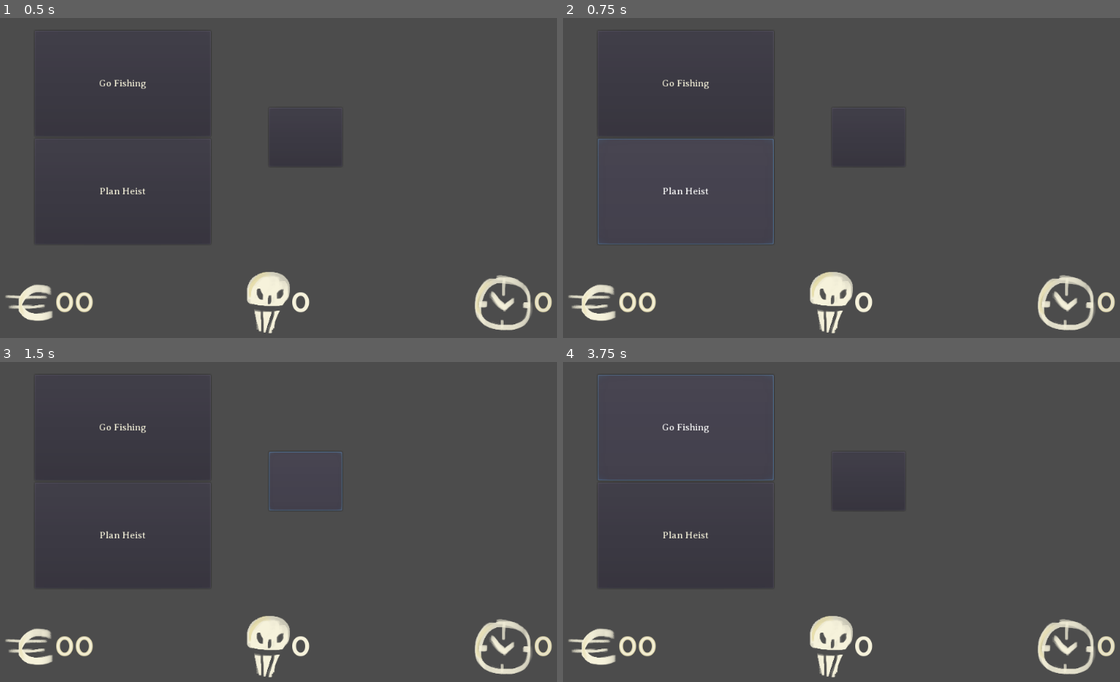
Above: before the commit, frames 1-4 (two rows, left to right).
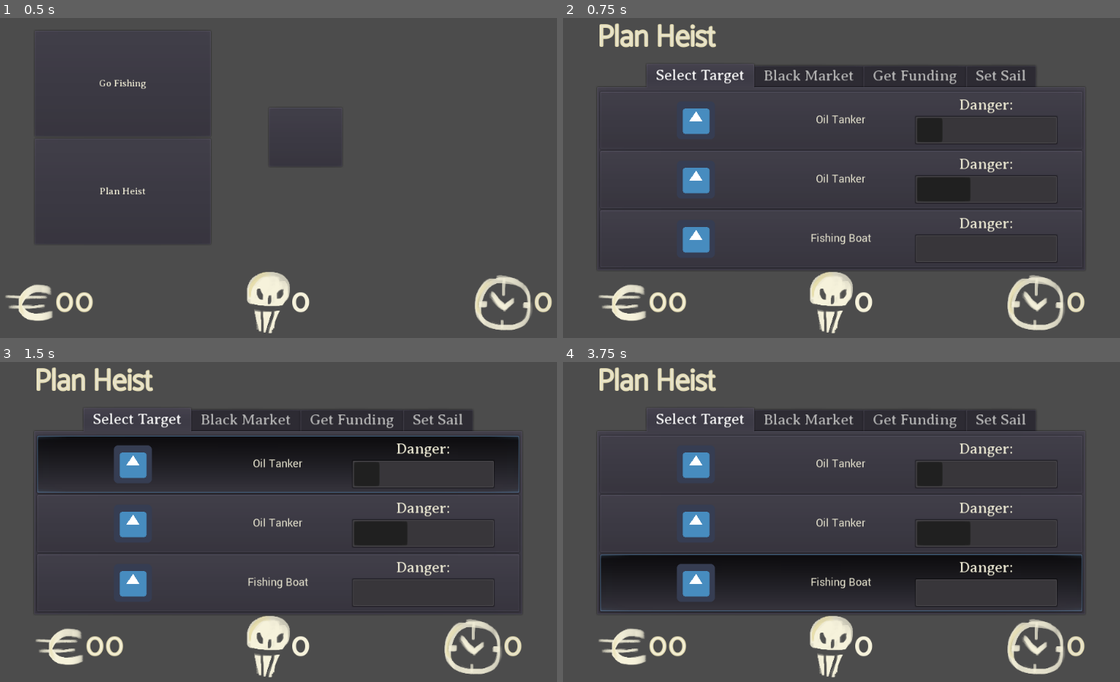
Above: after the commit, the same moments.

Repository: maksutheam/Bird-rates
Game: Godot game, scene res://Main.tscn
Two runs of this game, one before a commit and one after it. Both use one fixed random seed, a clock stepped at 60 frames per second and the inputs below. The project has no main scene, so this scene is started directly. The engine's default icon, where the game draws it, is replaced by a stand-in: a white triangle on a blue panel in a dark square.
Inputs (mouse positions are in pixels of both pictures, inside the frame that each line leads up to):
- Up to frame 1 (0.5 s): no input
- Up to frame 2 (0.75 s): click "Plan Heist" at 0.5 s
- Up to frame 3 (1.5 s): click (278, 464) at 1.25 s, where only the run after the commit has a clickable "Select a target before settin…"
- Up to frame 4 (3.75 s): click (841, 522) at 2 s, where only the run after the commit has a clickable "Select a target before settin…"; click (841, 582) at 2.75 s, where only the run after the commit has a clickable "Select a target before settin…"; click (685, 426) at 3.5 s, where only the run before the commit has a clickable "Go Fishing"

Frame 1 is identical in both runs. In frame 2, 13% of the frame differs, in the area x 0-100%, y 1-98%; in frame 3, 22%; in frame 4, 24%.

Commit message:
more stuff lmao

Diff:
--- a/Ocean/FightScreen.gd
+++ b/Ocean/FightScreen.gd
@@ -9,6 +9,7 @@
 var total_fighters: int
 
 func _ready():
+	print_debug(global.current_target)
 	if is_player:
 		player.show()
 		set_fighters(global.allies)
--- a/Ocean/HeistPlan.tscn
+++ b/Ocean/HeistPlan.tscn
@@ -4,7 +4,7 @@
 [ext_resource path="res://cool_theme.tres" type="Theme" id=2]
 [ext_resource path="res://Big_UI.tres" type="DynamicFont" id=3]
 [ext_resource path="res://Medium_UI.tres" type="DynamicFont" id=4]
-[ext_resource path="res://Art/UI/Danger.PNG" type="Texture" id=5]
+[ext_resource path="res://Sea.tscn" type="PackedScene" id=5]
 [ext_resource path="res://MainUI.tscn" type="PackedScene" id=6]
 [ext_resource path="res://SelectTarget.gd" type="Script" id=7]
 [ext_resource path="res://Negotiation.tscn" type="PackedScene" id=8]
@@ -91,7 +91,7 @@
 [node name="Food" parent="CanvasLayer/VBoxContainer/Control/Black Market" instance=ExtResource( 10 )]
 margin_left = 407.0
 item = "Food"
-description = "1 Spent each day. If you don't have any, you starve!"
+description = "1 Spent each day per person. If you don't have any, you starve!"
 price = 1
 
 [node name="Get Funding" parent="CanvasLayer/VBoxContainer/Control" instance=ExtResource( 8 )]
@@ -106,6 +106,7 @@
 margin_right = -4.0
 margin_bottom = -4.0
 script = ExtResource( 12 )
+sea = ExtResource( 5 )
 
 [node name="Label" type="Label" parent="CanvasLayer/VBoxContainer/Control/Set Sail"]
 margin_right = 811.0
@@ -158,14 +159,13 @@
 theme = ExtResource( 2 )
 text = "Crew:"
 
-[node name="Go" type="TextureButton" parent="CanvasLayer/VBoxContainer/Control/Set Sail/Info"]
+[node name="Go" type="Button" parent="CanvasLayer/VBoxContainer/Control/Set Sail/Info"]
 margin_left = 407.0
 margin_right = 811.0
 margin_bottom = 130.0
 size_flags_horizontal = 3
-texture_normal = ExtResource( 5 )
-expand = true
-stretch_mode = 3
+custom_fonts/font = ExtResource( 3 )
+text = "Go"
 
 [node name="MainUI" parent="CanvasLayer/VBoxContainer" instance=ExtResource( 6 )]
 anchor_left = 0.0
--- a/Ocean/Main.gd
+++ b/Ocean/Main.gd
@@ -3,6 +3,8 @@
 
 onready var heist_button = $UI/PortHUD/Buttons/HeistButton
 onready var fishing_button = $UI/PortHUD/Buttons/FishButton
+
+export(PackedScene) var plan_heist
 
 # Called when the node enters the scene tree for the first time.
 func _ready():
@@ -12,4 +14,4 @@
 	pass
 
 func _on_HeistButton_pressed():
-	pass # Replace with function body.
+	get_tree().change_scene_to(plan_heist)
--- a/Ocean/Main.tscn
+++ b/Ocean/Main.tscn
@@ -1,11 +1,13 @@
-[gd_scene load_steps=4 format=2]
+[gd_scene load_steps=5 format=2]
 
 [ext_resource path="res://Main.gd" type="Script" id=1]
 [ext_resource path="res://cool_theme.tres" type="Theme" id=2]
 [ext_resource path="res://MainUI.tscn" type="PackedScene" id=3]
+[ext_resource path="res://HeistPlan.tscn" type="PackedScene" id=4]
 
 [node name="Port" type="Node2D"]
 script = ExtResource( 1 )
+plan_heist = ExtResource( 4 )
 
 [node name="UI" type="CanvasLayer" parent="."]
 layer = 2
--- a/Ocean/Negotiation.gd
+++ b/Ocean/Negotiation.gd
@@ -19,9 +19,14 @@
 
 var player_offer_percent := 0
 var player_investment := 0
-var max_ransom := 0 #max % of loot the enemy will give up on
+
 var min_share := 0 #min % the investor is fine with getting
 var max_investment := 0 # max € the investor can give to the player
+
+var max_robbery := 0 #max % of loot the enemy will give up on
+
+var max_ransom := 0 #max € the ship owner can give to the player when holding for ransom
+
 var max_patience := 3 #how much the player can ask before they give up
 
 enum States {INVEST, NEGOTITATE, HOSTAGE}
@@ -30,9 +35,7 @@
 signal go_back
 
 func _ready():
-
 	set_state(current_state)
-
 
 func check_offer():
 	if current_state == States.INVEST: #Investointi
@@ -57,16 +60,15 @@
 		if patience >= max_patience:
 			dialog = "Enough, eat lead!"
 			offer_button.disabled = true
-		if player_offer_percent < max_ransom:
+		if player_offer_percent < max_robbery:
 			#Good deal
 			dialog = "Fine, you can have that if you leave us alone"
-		elif player_offer_percent > max_ransom:
+		elif player_offer_percent > max_robbery:
 			dialog = "Not giving up on that much loot"
 
 		patience.value += 1
 	elif current_state == States.HOSTAGE:
 		pass
-
 
 
 func _on_SpinBox_value_changed(value):
@@ -94,12 +96,18 @@
 			share.visible = false
 			back_button.visible = true
 			patience.visible = false
-			budget_label.text = "Give me this much € and you get your boat back:"
+			budget_label.text = "Give me this much € and you get your boat and crew back:"
+
+
+func calculate_offers():
+	pass
 
 
 func _on_OfferButton_pressed():
 	player_offer_percent = share_bar.value
 	player_investment = budget_amount
+	if current_state == 3:
+		global.food -= global.allies
 	check_offer()
 
 
--- a/Ocean/Sea.tscn
+++ b/Ocean/Sea.tscn
@@ -166,7 +166,7 @@
 margin_right = 905.0
 margin_bottom = 339.0
 custom_fonts/font = ExtResource( 12 )
-text = "Send a message to the owner and demand a ransom"
+text = "Demand a ransom from the owner"
 __meta__ = {
 "_edit_use_anchors_": false
 }
--- a/Ocean/Set Sail.gd
+++ b/Ocean/Set Sail.gd
@@ -1,6 +1,7 @@
 extends VBoxContainer
 
 
+export(PackedScene) var sea
 
 func _on_Go_pressed():
-	pass # Replace with function body.
+	get_tree().change_scene_to(sea)
--- a/Ocean/TargetButton.gd
+++ b/Ocean/TargetButton.gd
@@ -30,3 +30,4 @@
 func _on_TargetButton_pressed():
 	global.current_target = target
 	print_debug(global.current_target)
+	print_debug(global.current_target.danger)
--- a/Ocean/global.gd
+++ b/Ocean/global.gd
@@ -4,7 +4,7 @@
 var money := 0
 
 var danger := 0
-var max_danger := 1
+var max_danger := 3
 var min_danger := 0
 
 var day := 0
@@ -16,4 +16,4 @@
 enum ShipName {FISHING, CRUISER, CARGO, TANKER, BATTLESHIP}
 enum ShipLoot {NONE, OIL, FISH}
 
-var current_target: TargetShip = TargetShip.new()
+var current_target: TargetShip
--- a/Ocean/target_ship.gd
+++ b/Ocean/target_ship.gd
@@ -9,14 +9,14 @@
 #	"danger": 0,
 #	"loot": 0}
 var id = 0
-var ship_type = 0
+var ship_type = ""
 var danger = 1
 var loot = 1
 
 func make_new_target():
 	randomize()
 	var rand_id = randi() % 5
-	var rand_danger = randi() % global.max_danger
+	var rand_danger = randi() % 3
 
 	ship_type = rand_id
 
Not shown, changed: Ocean/addons/todo-cards/data.tdp
